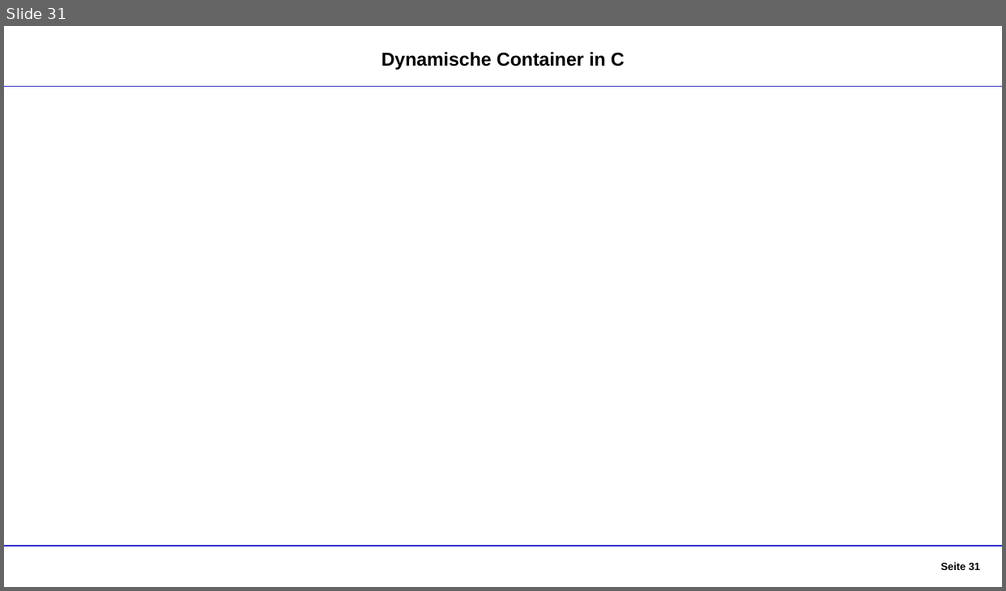
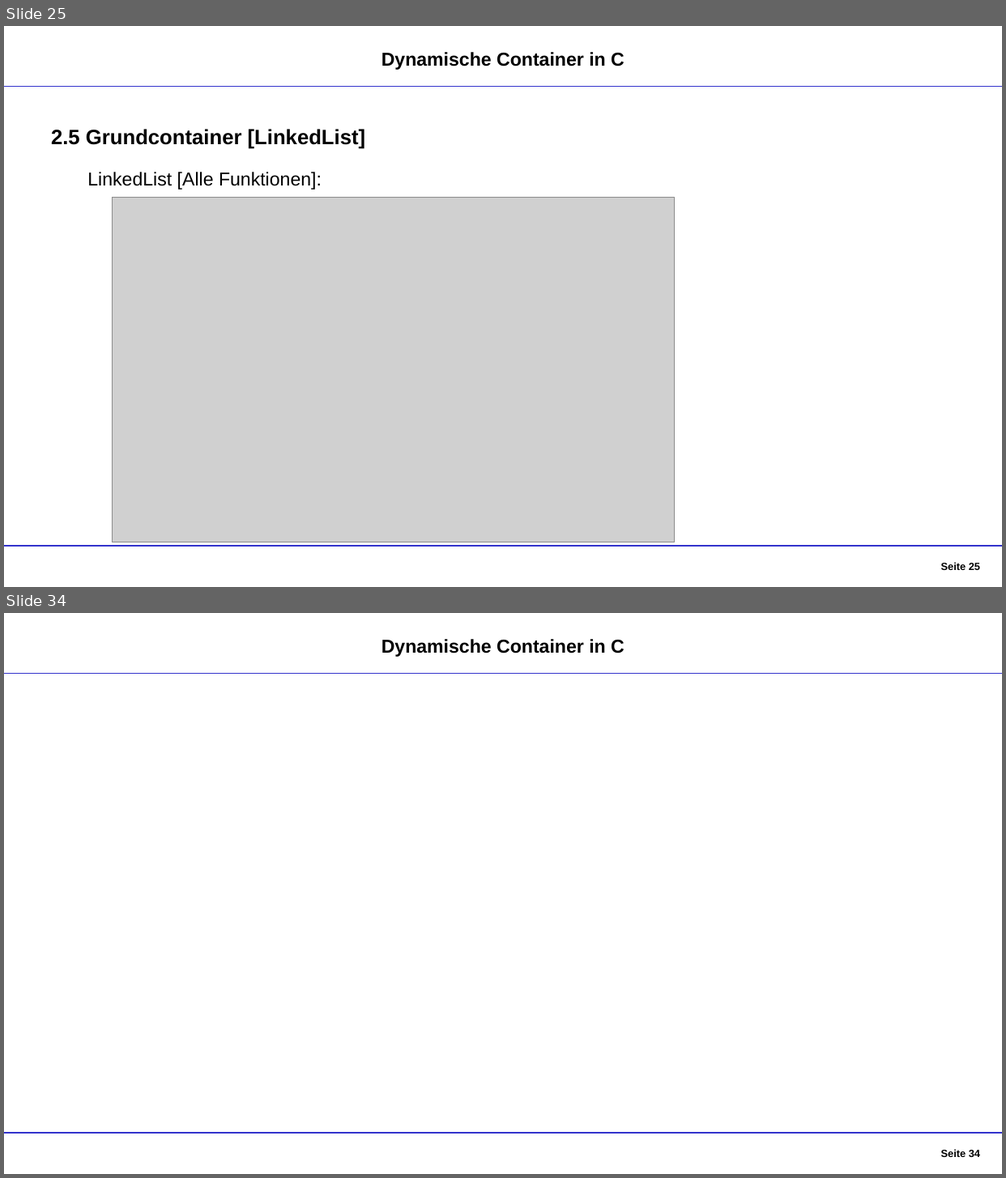
Before and after one commit to DennisGoss99/InPr_DynamicCollections, a slide deck: Dokumentation/Container - Präsentation.pptx. Shown one above the other, each under a label of ours: slide 31 before the commit, slides 25 and 34 after it; the slides between them are not shown. The pictures are 1006x591 and 1006x1178 pixels, drawn with LibreOffice and Linux fonts; fonts in the diff are those of the drawing; grey boxes stand for pictures. Boxes give left, top, right and bottom in pixels: in the first picture for what was removed or moved away, otherwise in the second. Text is boxed around its words. In the diff, an @@ line names an element or a change of style, - is before the commit and + after.

```diff
--- a/Dokumentation/Container - Präsentation.pptx
+++ b/Dokumentation/Container - Präsentation.pptx
@@ slide 25 added at (4, 26, 1002, 587), background #FFFFFF @@
@@ text added at (381, 52, 624, 70), 18 pt, text #000000, bold @@
+Dynamische Container in C
@@ line added from (4, 87) to (1002, 87), #3333CC 1.25 pt @@
@@ text added at (51, 129, 366, 149), 20 pt, text #000000, bold @@
+2.5 Grundcontainer [LinkedList]
@@ text added at (87, 172, 322, 190), 18 pt, text #000000 @@
+LinkedList [Alle Funktionen]:
@@ picture added at (112, 198, 674, 544) @@
@@ line added from (4, 546) to (1002, 546), #3333CC 1.25 pt @@
@@ page number added at (941, 562, 980, 570), 10 pt, text #000000, bold @@
+Seite 25
@@ what was slide 31 is now slide 34 @@
@@ page number at (941, 1149, 980, 1157): text changed @@
-Seite 31
+Seite 34
```
Also in this commit, not shown: 23 slides changed, 3 other slides added, 1 slide removed.
